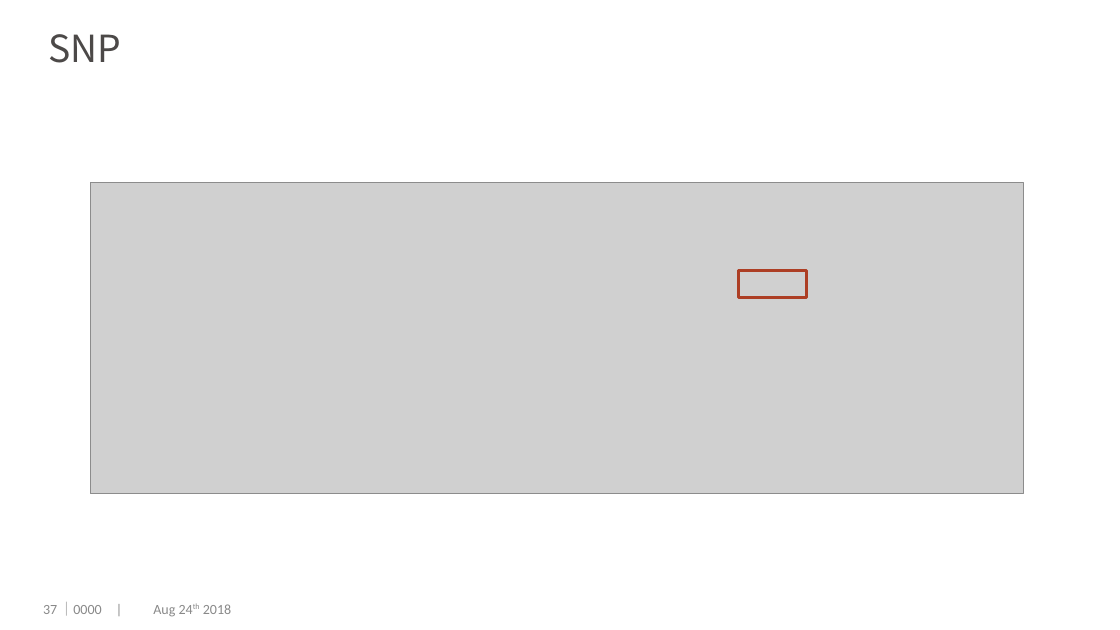
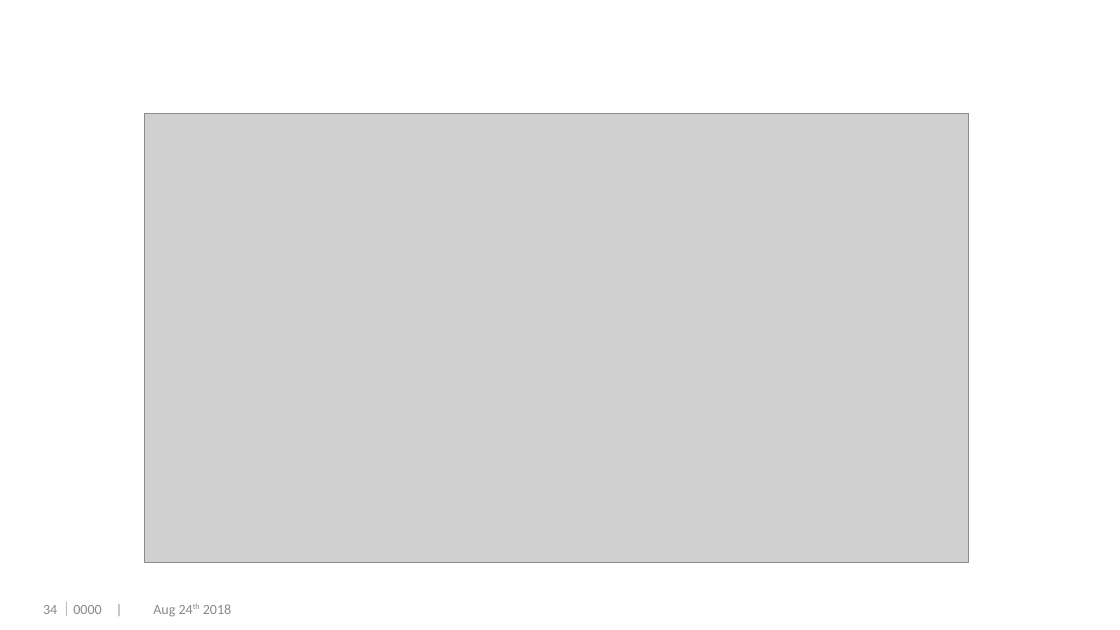
Before and after one commit to dengwx11/GroupLasso, a slide deck: slide 35 of manu & slides/Final.pptx (slide 38 before the commit). Drawn at 1120x630 pixels with LibreOffice and Linux fonts; fonts in the diff are those of the drawing; grey boxes stand for pictures; background and template pictures are left out. Boxes give left, top, right and bottom in pixels: in the first picture for what was removed or moved away, otherwise in the second. Text is boxed around its words. In the diff, an @@ line names an element or a change of style, - is before the commit and + after.

```diff
--- a/manu & slides/Final.pptx
+++ b/manu & slides/Final.pptx
@@ title removed at [48,34,121,63] @@
-SNP
@@ picture: place and size @@
-picture at [90,183,1023,494]
+picture at [144,113,969,562]
@@ rectangle removed at [738,271,806,298] @@
@@ page number at [43,605,57,614]: text changed @@
-37
+34
```
Also in this commit, not shown: 11 other slides changed, 2 slides added, 12 slides removed, 11 other files.
